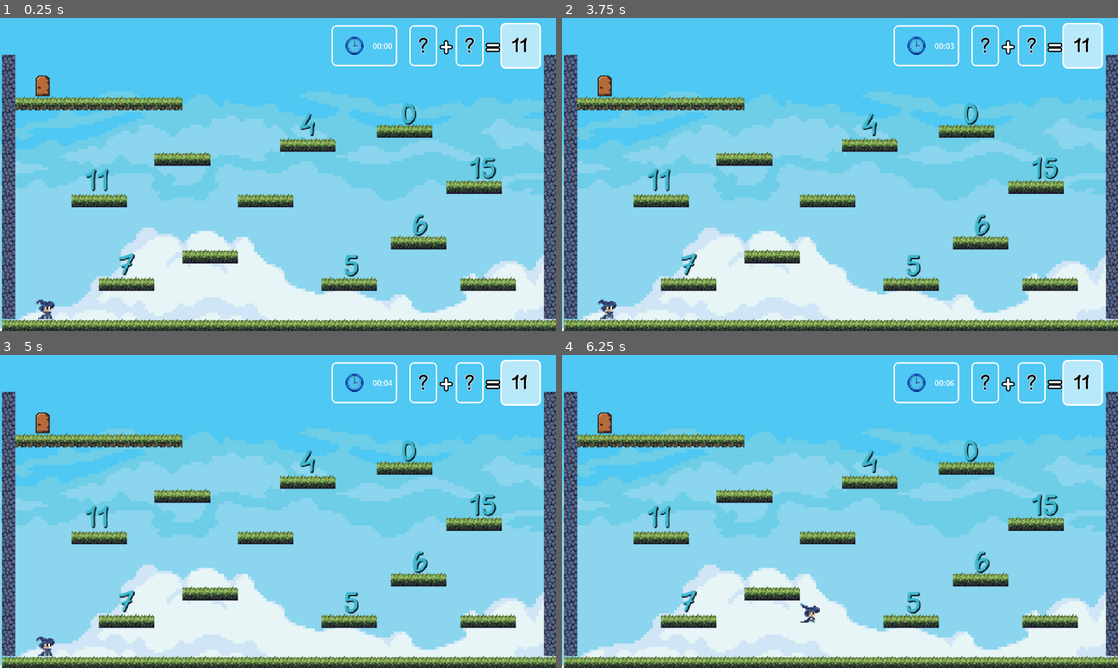
Above: before the commit, frames 1-4 (two rows, left to right).
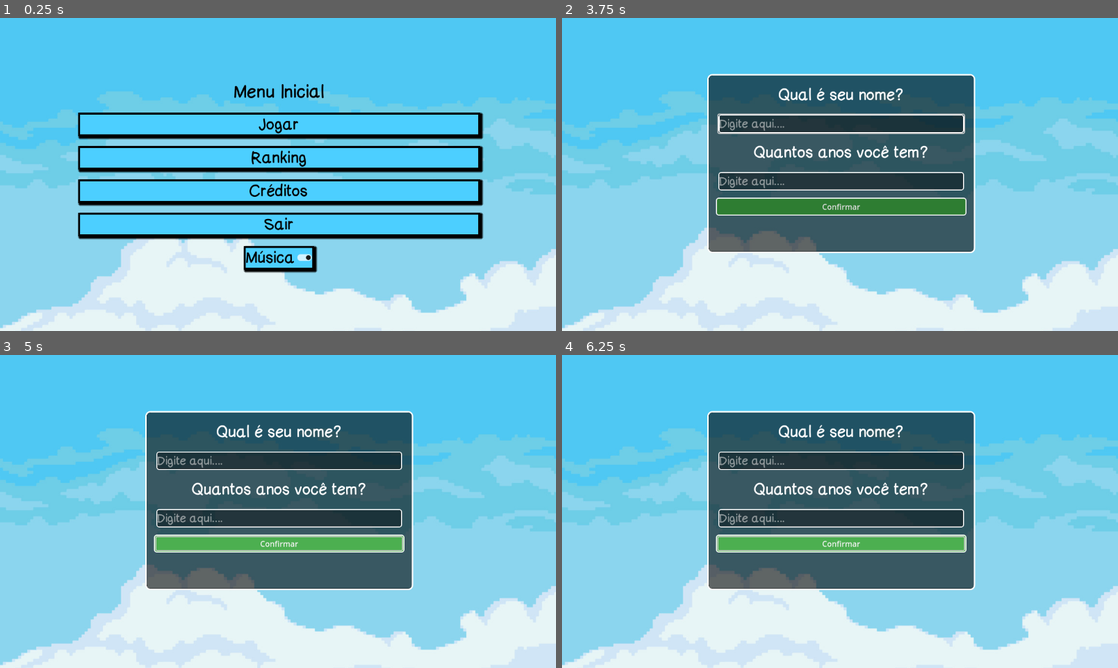
Above: after the commit, the same moments.

Repository: lucaschefferh/ProjetoIntegrador
Game: Godot game, scene res://scenes/main_menu/main_menu.tscn
The game is run twice, just before and just after one commit, with the same random seed, the same clock (stepped at 60 frames per second) and the same inputs. Before the commit the project starts from res://scenes/levels/fase1.tscn.
Inputs (mouse positions are in pixels of both pictures, inside the frame that each line leads up to):
- Up to frame 1 (0.25 s): no input
- Up to frame 2 (3.75 s): click (840, 158) at 0.5 s, where only the run after the commit has a clickable "Ranking"; click (840, 277) at 1.25 s, where only the run after the commit has a clickable "Voltar"; click (840, 190) at 2 s, where only the run after the commit has a clickable "Créditos"; click (823, 271) at 2.75 s, where only the run after the commit has a clickable "Voltar"; click (840, 124) at 3.5 s, where only the run after the commit has a clickable "Jogar"
- Up to frame 3 (5 s): click (278, 542) at 4.25 s, where only the run after the commit has a clickable "Confirmar"
- Up to frame 4 (6.25 s): tap Enter (ui_accept) at 5, 5.27, 6.02 s; hold Right (ui_right) from 5.03 s (still down); tap E (interagir) at 5.1, 5.85 s

The runs differ from the first frame. In frame 1, 40% of the frame differs, in the area x 0-100%, y 1-100%; in frame 2, 42%; in frame 3, 42%; in frame 4, 42%.

Commit message:
Ajustes scripts

Diff:
--- a/project.godot
+++ b/project.godot
@@ -11,7 +11,7 @@
 [application]
 
 config/name="Novo Projeto de Jogo"
-run/main_scene="uid://6vtqdm4olbxl"
+run/main_scene="uid://b773mu3lbdugd"
 config/features=PackedStringArray("4.4", "Forward Plus")
 config/icon="res://icon.svg"
 
--- a/scenes/player/player.gd
+++ b/scenes/player/player.gd
@@ -1,32 +1,28 @@
 extends CharacterBody2D
 
+#Script do player, da a velocidade e gravidade para ele, os movimentos dele, e também a coleta de números
 @export var speed := 200.0
 @export var jump_force := -400.0
 @export var gravity := 900.0
 
-# --- CONFIGURAÇÃO DA MOCHILA ---
-# Padrão é 2. Na Fase 2, mude para 3 no Inspetor!
 @export var limite_mochila: int = 2
-# -------------------------------
+
 
 @onready var anim = $AnimatedSprite2D
 
 var numeros_coletados: Array = []
 
 func _physics_process(delta):
-	# gravidade
+
 	if not is_on_floor():
 		velocity.y += gravity * delta
 
-	# movimento horizontal
 	var input_dir = Input.get_axis("ui_left", "ui_right")
 	velocity.x = input_dir * speed
 
-	# pulo
 	if Input.is_action_just_pressed("ui_accept") and is_on_floor():
 		velocity.y = jump_force
 
-	# animação
 	_update_animation(input_dir)
 
 	move_and_slide()
@@ -41,10 +37,6 @@
 
 
 func adicionar_numero(valor: int):
-	# Debug para ajudar a gente a ver o que está acontecendo
-	print("Tentando pegar. Tenho: ", numeros_coletados.size(), " | Limite da fase é: ", limite_mochila)
-
-	# --- VERIFICAÇÃO ÚNICA E CORRETA ---
 	if numeros_coletados.size() >= limite_mochila:
 		print("Inventário cheio! Não cabe mais nada.")
 		return
@@ -54,7 +46,6 @@
 	numeros_coletados.append(valor)
 	print("Sucesso! Coletados agora:", numeros_coletados)
 
-	# Atualiza o HUD
 	var hud = get_tree().get_first_node_in_group("HUD")
 	if hud:
 		hud.set_coletados(numeros_coletados)
--- a/scripts/numeros.gd
+++ b/scripts/numeros.gd
@@ -1,5 +1,6 @@
 extends Area2D
 
+#Script do número para o player conseguir coletar e ter limite máximo de números
 @export var value: int = 0
 var player_in_area: CharacterBody2D = null
 
--- a/scripts/systems/GameData.gd
+++ b/scripts/systems/GameData.gd
@@ -1,30 +1,28 @@
 extends Node
 
-# --- DADOS DA SESSÃO ATUAL (Temporários) ---
-# Estes dados mudam toda vez que alguém joga
+
+#variavies para salvar
 var nome_jogador: String = ""
 var idade_jogador: int = 0
 var tempo_fase: float = 0.0
 var tentativas: int = 0
 var jogando: bool = false
 
-# --- HISTÓRICO DE RECORDES (Permanente) ---
-# Esta lista guarda TODOS os jogadores que já venceram
+
+#Esta lista guarda os jogadores que já venceram
 var historico_pontuacao: Array = []
 
-# Mudamos o nome do arquivo para não confundir com o save antigo
 const CAMINHO_SAVE = "user://leaderboard.json"
 
 func _ready():
-	# Assim que o jogo abre, já carrega a lista de recordes
 	carregar_leaderboard()
 
 func _process(delta):
-	# Cronômetro global
+	#cronômetro global
 	if jogando:
 		tempo_fase += delta
 
-# --- CONTROLE DA SESSÃO ---
+
 func iniciar_nova_partida():
 	tempo_fase = 0.0
 	tentativas = 0
--- a/scripts/systems/porta.gd
+++ b/scripts/systems/porta.gd
@@ -1,14 +1,13 @@
 extends Area2D
 
-# --- MENU DE TIPOS DE FASE ---
-# Adicionamos Multiplicação e Divisão na lista
+#Script para definir o tipo de fase e fazer a verificação de acordo com a fase
 enum TipoFase { SOMA_SIMPLES, SOMA_SUBTRACAO, SOMA_MULTIPLICACAO, SOMA_DIVISAO }
 @export var tipo_da_fase: TipoFase = TipoFase.SOMA_SIMPLES
 
 @export var proxima_fase: String = "res://scenes/levels/fase1.tscn"
 @export var resultado_necessario: int = 11
 
-# Importante: Na fase 2, 3 e 4, lembre de mudar isso para 3 no Inspetor!
+
 @export var quantidade_numeros: int = 2
 
 func _ready():
@@ -19,20 +18,18 @@
 	var hud = get_tree().get_first_node_in_group("HUD")
 
 	if hud:
-		# Define quais sinais visuais aparecem na tela (Enviamos uma lista)
-		var sinais_visuais = ["+"] # Padrão
-
+		var sinais_visuais = ["+"]
 		match tipo_da_fase:
 			TipoFase.SOMA_SUBTRACAO:
 				sinais_visuais = ["+", "-"]
 
 			TipoFase.SOMA_MULTIPLICACAO:
-				sinais_visuais = ["x", "-"] # Visual: (A x B) - C
+				sinais_visuais = ["x", "-"]
 
 			TipoFase.SOMA_DIVISAO:
-				sinais_visuais = ["÷", "-"] # Visual: (A / B) - C
+				sinais_visuais = ["÷", "-"]
 
-		# Chama a função atualizada do HUD passando os sinais
+
 		hud.configurar_fase(resultado_necessario, quantidade_numeros, sinais_visuais)
 	else:
 		print("ERRO: Nó do HUD não encontrado! Verifique se ele está no grupo 'HUD'.")
@@ -43,7 +40,7 @@
 
 	var numeros = body.numeros_coletados
 
-	# Verifica se já tem a quantidade certa
+
 	if numeros.size() < quantidade_numeros:
 		print("Faltam números! Você tem: ", numeros.size(), " Precisa de: ", quantidade_numeros)
 		return
@@ -54,43 +51,41 @@
 		print("Conta incorreta! A fase será reiniciada.")
 		call_deferred("reiniciar_fase")
 
-# Função auxiliar para evitar erros de física ao reiniciar
+
 func reiniciar_fase():
-	# Soma +1 no contador de erros global
+
 	GameData.adicionar_tentativa()
 	print("Tentativas totais: ", GameData.tentativas)
 	get_tree().reload_current_scene()
 
-# --- LÓGICA MATEMÁTICA COMPLETA ---
 func _combinacao_correta(numeros: Array) -> bool:
 
 	match tipo_da_fase:
-		# CASO 1: Soma Simples (A + B)
+
 		TipoFase.SOMA_SIMPLES:
 			if numeros.size() < 2: return false
 			return numeros[0] + numeros[1] == resultado_necessario
 
-		# CASO 2: Soma e Subtração (A + B - C)
+
 		TipoFase.SOMA_SUBTRACAO:
 			if numeros.size() < 3: return false
 			return (numeros[0] + numeros[1]) - numeros[2] == resultado_necessario
 
-		# CASO 3: Multiplicação (A * B - C)
+
 		TipoFase.SOMA_MULTIPLICACAO:
 			if numeros.size() < 3: return false
-			# Primeiro multiplica os dois primeiros, depois subtrai o terceiro
+
 			return (numeros[0] * numeros[1]) - numeros[2] == resultado_necessario
 
-		# CASO 4: Divisão (A / B - C)
+
 		TipoFase.SOMA_DIVISAO:
 			if numeros.size() < 3: return false
 
-			# Segurança: Não dividir por zero!
+
 			if numeros[1] == 0:
 				print("Erro: O divisor não pode ser zero!")
 				return false
 
-			# Primeiro divide os dois primeiros, depois subtrai o terceiro
 			return (numeros[0] / numeros[1]) - numeros[2] == resultado_necessario
 
 	return false
--- a/scripts/systems/profile_menu.gd
+++ b/scripts/systems/profile_menu.gd
@@ -1,8 +1,8 @@
 extends Control
 
-# Referências aos inputs
+#Sript para a parte de criação de perfil
 @onready var input_nome = $PanelContainer/VBoxContainer/LineEdit
-@onready var input_idade = $PanelContainer/VBoxContainer/LineEdit2 # Confira se o nome do nó é esse mesmo
+@onready var input_idade = $PanelContainer/VBoxContainer/LineEdit2
 
 func _ready():
 	input_nome.grab_focus()
@@ -15,16 +15,11 @@
 		print("Por favor, digite um nome!")
 		return
 
-	# 1. Salva na memória TEMPORÁRIA do GameData
 	GameData.nome_jogador = nome_digitado
 	GameData.idade_jogador = idade_digitada
 
-	# 2. --- AQUI ESTÁ A MUDANÇA ---
-	# Em vez de salvar no disco agora, nós apenas INICIAMOS A SESSÃO.
-	# Isso zera o tempo e as tentativas para o jogo começar limpo.
 	GameData.iniciar_nova_partida()
 
 	print("Perfil Criado: ", nome_digitado, " - Cronômetro Iniciado!")
 
-	# 3. Vai para o Tutorial
 	get_tree().change_scene_to_file("res://scenes/levels/tutorial.tscn")
--- a/scripts/systems/sound_manager.gd
+++ b/scripts/systems/sound_manager.gd
@@ -1,9 +1,9 @@
 extends Node
 
+#Funções para os efeitos especiais
 @onready var sfx_coleta = $SfxColeta
 @onready var sfx_porta = $SfxPorta
 
-# Funções que outros scripts vão chamar
 func tocar_coleta():
 	if sfx_coleta:
 		sfx_coleta.play()
--- a/scripts/ui/creditos.gd
+++ b/scripts/ui/creditos.gd
@@ -1,3 +1,4 @@
+#script para da cena de créditos voltar para o menu principal
 extends Control
 
 func _on_button_voltar_pressed():
--- a/scripts/ui/final.gd
+++ b/scripts/ui/final.gd
@@ -1,14 +1,15 @@
 extends Control
 
+#script para a tela final
 @onready var label_nome = $CenterContainer/PanelContainer/VBoxContainer/LabelNome
 @onready var label_tempo = $CenterContainer/PanelContainer/VBoxContainer/LabelTempo
 @onready var label_tentativas = $CenterContainer/PanelContainer/VBoxContainer/LabelTentativas
 
 func _ready():
-	# 1. Para o relógio e SALVA no arquivo (Leaderboard)
+	#Para o relógio e salva
 	GameData.registrar_vitoria_final()
 
-	# 2. Mostra os dados na tela para o jogador ver
+	#mostra os daddos
 	label_nome.text = "Parabéns, " + GameData.nome_jogador + "!"
 
 	var tempo = GameData.tempo_fase
@@ -18,11 +19,10 @@
 
 	if GameData.tentativas == 0:
 		label_tentativas.text = "Tentativas Erradas: Nenhuma! (Perfeito)"
-		label_tentativas.modulate = Color.GREEN # Fica verde pra destacar
+		label_tentativas.modulate = Color.GREEN
 	else:
 		label_tentativas.text = "Tentativas Erradas: " + str(GameData.tentativas)
 		label_tentativas.modulate = Color.WHITE
 
 func _on_button_pressed():
-	# Volta para o menu principal
 	get_tree().change_scene_to_file("res://scenes/main_menu/main_menu.tscn")
--- a/scripts/ui/hud.gd
+++ b/scripts/ui/hud.gd
@@ -1,23 +1,24 @@
+"""
+Ele é responsável por atualizar visualmente os slots de números coletados,
+exibir os operadores matemáticos (+, -), mostrar o valor alvo (objetivo)
+e atualizar o cronômetro da fase em tempo real. A função configurar_fase
+adapta a interface dinamicamente para suportar modos de jogo com 2 ou 3
+números, ocultando ou exibindo os painéis e operadores extras conforme necessário.
+"""
+
 extends CanvasLayer
 
-# --- REFERÊNCIAS AOS NÓS ---
-
-# Slot 1 e 2 (Sempre visíveis)
 @onready var label_slot1 = $MarginContainer/VBoxContainer/HBoxContainer/PanelContainer/Label
 @onready var label_slot2 = $MarginContainer/VBoxContainer/HBoxContainer/PanelContainer2/Label
 
-# Slot 3 (Oculto na Fase 1) - Caminho específico da sua cena
 @onready var container_slot3 = $MarginContainer/VBoxContainer/HBoxContainer/PanelContainer4
 @onready var label_slot3 = $MarginContainer/VBoxContainer/HBoxContainer/PanelContainer4/Label
 
-# Operadores
-@onready var label_op1 = $MarginContainer/VBoxContainer/HBoxContainer/Label   # Primeiro sinal
-@onready var label_op2 = $MarginContainer/VBoxContainer/HBoxContainer/Label2  # Segundo sinal (Label2)
+@onready var label_op1 = $MarginContainer/VBoxContainer/HBoxContainer/Label
+@onready var label_op2 = $MarginContainer/VBoxContainer/HBoxContainer/Label2
 
-# Resultado (Objetivo)
 @onready var label_objetivo = $MarginContainer/VBoxContainer/HBoxContainer/PanelContainer3/HBoxContainer/Label
 
-# Cronômetro
 @onready var label_tempo = $MarginContainer/VBoxContainer/HBoxContainer/PanelContainer5/HBoxContainer/LabelTempo
 
 func _ready():
@@ -30,35 +31,29 @@
 		label_op1.text = sinais[0]
 
 	if qtd_numeros == 3:
-		# Se tivermos um segundo sinal na lista, usamos ele (ex: "-")
 		if sinais.size() > 1:
 			label_op2.text = sinais[1]
 		else:
-			label_op2.text = "-" # Padrão de segurança
+			label_op2.text = "-"
 
-		label_op2.visible = true       # Mostra o segundo sinal
-		container_slot3.visible = true # Mostra o terceiro quadrado
+		label_op2.visible = true
+		container_slot3.visible = true
 
 	else:
-		# Modo Fase 1 (Apenas 2 números)
-		label_op2.visible = false       # Esconde o sinal extra
-		container_slot3.visible = false # Esconde o terceiro quadrado
+		label_op2.visible = false
+		container_slot3.visible = false
 
-# --- ATUALIZAÇÃO DOS NÚMEROS ---
 func set_coletados(lista_numeros: Array):
-	# Slot 1
 	if lista_numeros.size() >= 1:
 		label_slot1.text = str(lista_numeros[0])
 	else:
 		label_slot1.text = "?"
 
-	# Slot 2
 	if lista_numeros.size() >= 2:
 		label_slot2.text = str(lista_numeros[1])
 	else:
 		label_slot2.text = "?"
 
-	# Slot 3 (Só preenche se ele estiver visível)
 	if container_slot3.visible:
 		if lista_numeros.size() >= 3:
 			label_slot3.text = str(lista_numeros[2])
@@ -72,13 +67,10 @@
 		label_slot3.text = "?"
 
 func _process(delta):
-	# Pega o tempo acumulado no GameData
 	var tempo = GameData.tempo_fase
 
-	# Matemática para separar minutos e segundos
 	var minutos = int(tempo / 60)
 	var segundos = int(tempo) % 60
 
-	# Atualiza o texto. "%02d" garante que fique "05" e não "5"
 	if label_tempo:
 		label_tempo.text = "%02d:%02d" % [minutos, segundos]
--- a/scripts/ui/main_menu.gd
+++ b/scripts/ui/main_menu.gd
@@ -1,28 +1,26 @@
 extends Control
+
+#script do main menu para redirecionar os jogadores aos lugares corretamente
 
 func _ready():
 	var jogar = $VBoxContainer/Button_Jogar
 	var creditos = $VBoxContainer/Button_Creditos
 	var sair = $VBoxContainer/Button_Sair
 
-	# Conexões manuais dos botões de navegação
 	jogar.pressed.connect(_on_jogar_pressed)
 	creditos.pressed.connect(_on_creditos_pressed)
 	sair.pressed.connect(_on_sair_pressed)
 
-	# Configuração Inicial do Botão de Música
+
 	if has_node("/root/BackgroundMusic"):
 		var musica = get_node("/root/BackgroundMusic")
-		# Sincroniza o visual do botão com o estado real da música
-		# Se a música NÃO está pausada (!paused), o botão fica pressionado (ON)
 		$VBoxContainer/Button_Musica.button_pressed = !musica.stream_paused
 
 func _on_jogar_pressed():
 	get_tree().change_scene_to_file("res://scenes/main_menu/profile_menu.tscn")
 
-# Se você tiver um botão de ranking na cena, lembre de conectar o sinal dele também!
 func _on_button_ranking_pressed() -> void:
-	get_tree().change_scene_to_file("res://scenes/main_menu/ranking.tscn") # Confira se o nome do arquivo é ranking ou score_screen
+	get_tree().change_scene_to_file("res://scenes/main_menu/ranking.tscn")
 
 func _on_creditos_pressed():
 	get_tree().change_scene_to_file("res://scenes/main_menu/creditos.tscn")
@@ -30,12 +28,8 @@
 func _on_sair_pressed():
 	get_tree().quit()
 
-# --- A CORREÇÃO ESTÁ AQUI ---
+
 func _on_button_musica_toggled(toggled_on: bool) -> void:
 	if has_node("/root/BackgroundMusic"):
 		var musica = get_node("/root/BackgroundMusic")
-
-		# A lógica:
-		# toggled_on = true (Ligado) -> stream_paused = false (Toca)
-		# toggled_on = false (Desligado) -> stream_paused = true (Mudo)
 		musica.stream_paused = not toggled_on
--- a/scripts/ui/nivel_manager.gd
+++ b/scripts/ui/nivel_manager.gd
@@ -1,11 +1,9 @@
 extends Node2D
 
-
-# Called when the node enters the scene tree for the first time.
+#Serve para só iniciar o cronometro quando sair do tutorial
 func _ready() -> void:
-	pass # Replace with function body.
+	pass
 	GameData.iniciar_cronometro()
 
-# Called every frame. 'delta' is the elapsed time since the previous frame.
 func _process(delta: float) -> void:
 	pass
--- a/scripts/ui/pause_menu.gd
+++ b/scripts/ui/pause_menu.gd
@@ -1,12 +1,10 @@
 extends CanvasLayer
-# ou extends Control, dependendo do seu nó raiz
 
+#script do menu de pause, funciona para mostrar o menu e redirecionar o player de acordo com a escolha dele
 func _ready():
-	# Garante que o menu comece escondido quando o jogo abrir
 	visible = false
 
 func _unhandled_input(event):
-	# Captura a tecla ESC (ui_cancel)
 	if event.is_action_pressed("ui_cancel"):
 		if visible:
 			unpause()
@@ -15,18 +13,16 @@
 
 func pause():
 	visible = true
-	get_tree().paused = true # Congela o resto do jogo
+	get_tree().paused = true
 
 func unpause():
 	visible = false
-	get_tree().paused = false # Descongela o jogo
-
-# --- FUNÇÕES DOS BOTÕES ---
+	get_tree().paused = false
 
 func _on_button_continuar_pressed():
 	unpause()
 
-func _on_button_menu_principal_pressed(): # Confira se o nome é esse mesmo
+func _on_button_menu_principal_pressed():
 	unpause()
 	get_tree().change_scene_to_file("res://scenes/main_menu/main_menu.tscn")
 
@@ -35,4 +31,4 @@
 
 
 func _on_button_menu_pressed() -> void:
-	pass # Replace with function body.
+	pass
--- a/scripts/ui/ranking.gd
+++ b/scripts/ui/ranking.gd
@@ -1,41 +1,34 @@
 extends Control
 
-# O lugar onde vamos adicionar os nomes
+#script para pegar os dados do jogador e colocar em ordem
 @onready var lista_container = $CenterContainer/PanelContainer/VBoxContainer/ScrollContainer/ListaNomes
 
 func _ready():
 	atualizar_leaderboard()
 
 func atualizar_leaderboard():
-	# 1. Limpa a lista atual (para não duplicar se recarregar)
 	for filho in lista_container.get_children():
 		filho.queue_free()
 
-	# 2. Pega os dados
 	var records = GameData.historico_pontuacao
 
-	# 3. Ordena: Quem tem MENOS ERROS ganha. Se empatar, MENOR TEMPO ganha.
 	records.sort_custom(func(a, b):
 		if a.get("erros", 0) != b.get("erros", 0):
 			return a.get("erros", 0) < b.get("erros", 0)
 		return a.get("tempo", 0) < b.get("tempo", 0)
 	)
 
-	# 4. Cria as linhas visuais
 	if records.is_empty():
 		criar_linha_texto("Nenhum registro ainda...")
 	else:
-		# Cabeçalho da tabela
 		criar_linha_texto("NOME | IDADE | TEMPO | ERROS", true)
 
 		for jogador in records:
-			# Formata o tempo
 			var t = jogador.get("tempo", 0)
 			var mins = int(t / 60)
 			var segs = int(t) % 60
 			var tempo_str = "%02d:%02d" % [mins, segs]
 
-			# Monta o texto: "Lucas (10) ........ 01:30 ........ 2 Erros"
 			var texto_final = "%s | %d anos | %s | %d Erros" % [
 				jogador.get("nome", "Anônimo"),
 				jogador.get("idade", 0),
@@ -50,17 +43,13 @@
 	label.text = texto
 	label.horizontal_alignment = HORIZONTAL_ALIGNMENT_CENTER
 
-
-	# Ajuste visual simples via código
 	if destaque:
-		label.modulate = Color.YELLOW # Título em amarelo
+		label.modulate = Color.YELLOW
 	else:
 		label.modulate = Color.WHITE
 
-	# Adiciona na lista
 	lista_container.add_child(label)
 
-	# Adiciona um separador simples (opcional)
 	var separador = HSeparator.new()
 	lista_container.add_child(separador)
 
Binary file added: assets/sprites/As-10-heuristicas-de-usabilidade-de-Jakob-Nielsen-1024x1024.webp
Not shown, added: assets/sprites/As-10-heuristicas-de-usabilidade-de-Jakob-Nielsen-1024x1024.webp.import
Binary file added: assets/sprites/pasted-image-0-2-1-2.webp
Not shown, added: assets/sprites/pasted-image-0-2-1-2.webp.import
Not shown, added: export_presets.cfg
Not shown, added: assets/sprites/Lista 5 distribuicao amostral.pdf
Not shown, added: assets/sprites/Lista 6 Intervalo de confianca e tamanho de amostra.pdf
Not shown, added: assets/sprites/lista teste de hip.pdf
